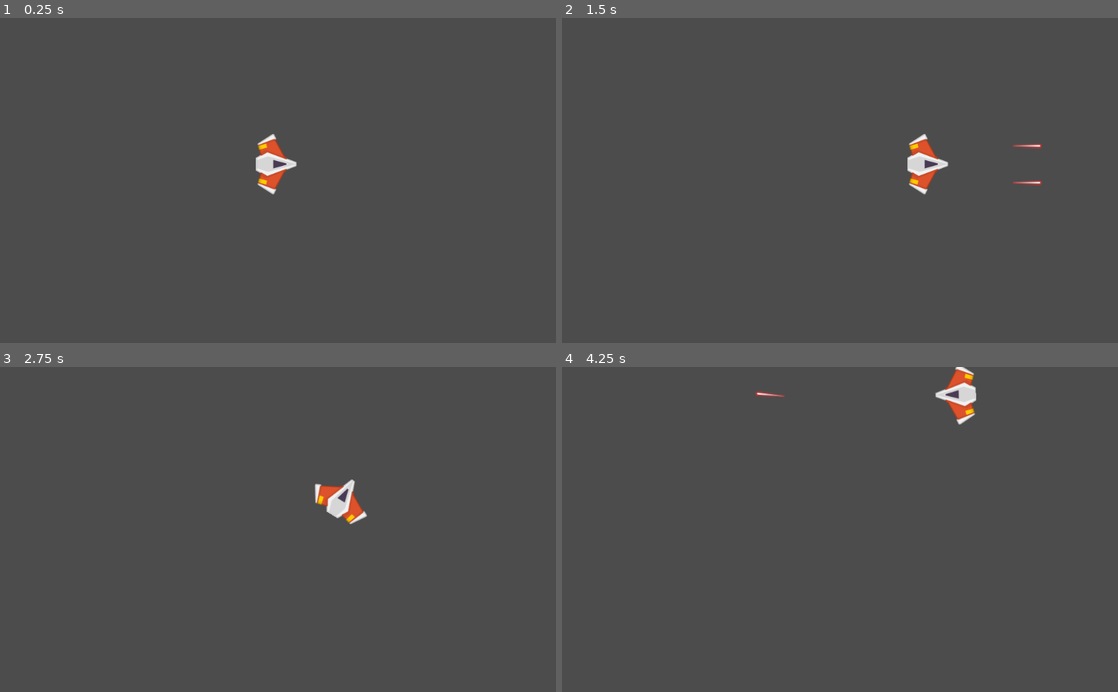
Above: before the commit, frames 1-4 (two rows, left to right).
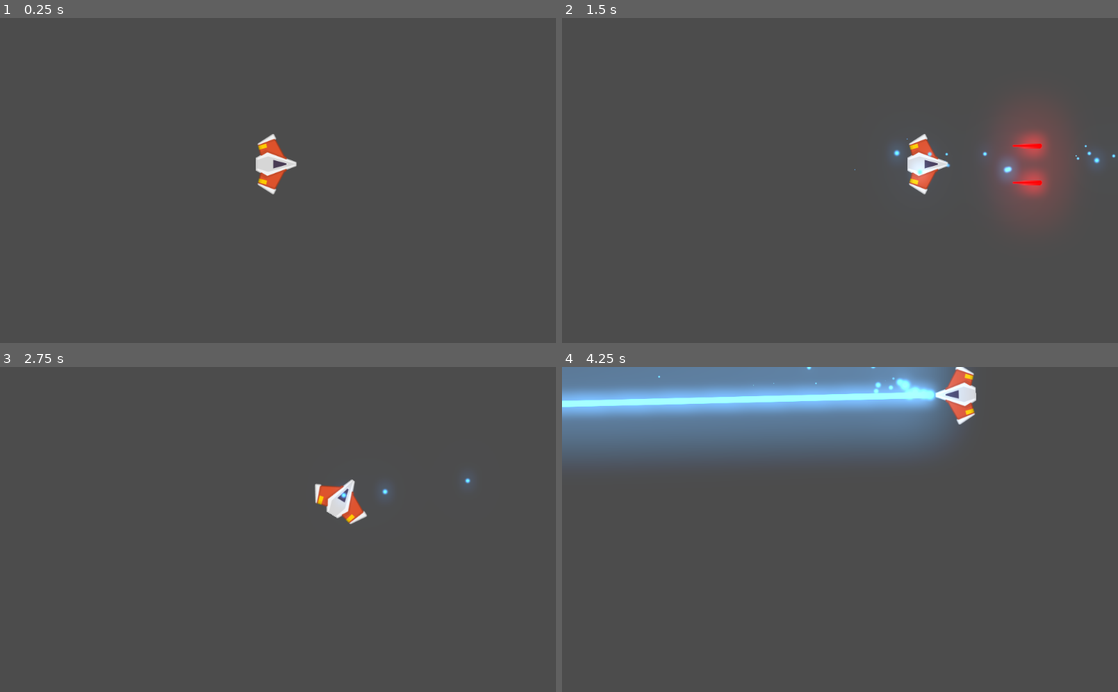
Above: after the commit, the same moments.

Repository: FernandoFranciscor333/Meteoritos_FernandoRomero
Game: Godot game, scene res://Juego/Niveles/NivelTest.tscn
Two runs of this game, one before a commit and one after it. Both use one fixed random seed, a clock stepped at 60 frames per second and the inputs below.
Inputs (mouse positions are in pixels of both pictures, inside the frame that each line leads up to):
- Up to frame 1 (0.25 s): no input
- Up to frame 2 (1.5 s): tap Enter at 0.5 s; move the mouse to (962, 164) at 0.52 s; press the mouse at (962, 164) at 0.53 s; hold W (mover_adelante) 0.53-1.28 s; move the mouse to (728, 196) at 1.27 s; release the mouse at (728, 196) at 1.28 s; hold S (mover_atras) from 1.28 s (still down); tap Space (disparo_principal) at 1.35 s
- Up to frame 3 (2.75 s): click (166, 545) at 1.55 s; move the mouse to (333, 458) at 2.02 s; release S (mover_atras) at 2.03 s; hold W (mover_adelante) from 2.03 s (still down); hold A (rotar_antihorario) from 2.03 s (still down); click (333, 458) at 2.3 s
- Up to frame 4 (4.25 s): move the mouse to (812, 594) at 2.77 s; release A (rotar_antihorario) at 2.78 s; tap D (rotar_horario) at 2.85 s; click (812, 594) at 3.05 s; move the mouse to (1006, 578) at 3.52 s; release W (mover_adelante) at 3.53 s; press the mouse at (1006, 578) at 3.53 s; hold S (mover_atras) from 3.53 s (still down)

The runs differ from the first frame. In frame 2, 3.3% of the frame differs, in the area x 52-100%, y 29-61%; in frame 3, 0.1%; in frame 4, 20%, in the area x 0-73%, y 0-30%.

Commit message:
Proyectil láser (3.5)

Diff:
--- a/Meteoritos/Juego/Naves/Player/Player.gd
+++ b/Meteoritos/Juego/Naves/Player/Player.gd
@@ -11,8 +11,18 @@
 
 ##Atributos Onready
 onready var canion:Canion = $Canion
+onready var laser:RayoLaser = $Canion/LaserBeam2D
 
 #Metodos
+func _unhandled_input(event:InputEvent) -> void:
+	if event.is_action_pressed("disparo_secundario"):
+		laser.set_is_casting(true)
+	if event.is_action_released("disparo_secundario"):
+		laser.set_is_casting(false)
+
+
+
+
 func _integrate_forces(state: Physics2DDirectBodyState) -> void:
 	print(rad2deg(rotation))
 	print(empuje.rotated(rotation))
--- a/Meteoritos/Juego/Naves/Player/Player.tscn
+++ b/Meteoritos/Juego/Naves/Player/Player.tscn
@@ -1,8 +1,9 @@
-[gd_scene load_steps=6 format=2]
+[gd_scene load_steps=7 format=2]
 
 [ext_resource path="res://Juego/Naves/Player/playerShip2_orange.png" type="Texture" id=1]
 [ext_resource path="res://Juego/Naves/Player/Player.gd" type="Script" id=2]
 [ext_resource path="res://Juego/Naves/Player/MaterialFisico.tres" type="PhysicsMaterial" id=3]
+[ext_resource path="res://Juego/Proyectiles/laser/LaserBeam2D.tscn" type="PackedScene" id=4]
 [ext_resource path="res://Juego/Proyectiles/Canion.tscn" type="PackedScene" id=5]
 
 [sub_resource type="CircleShape2D" id=1]
@@ -23,4 +24,7 @@
 
 [node name="Canion" parent="." instance=ExtResource( 5 )]
 
+[node name="LaserBeam2D" parent="Canion" instance=ExtResource( 4 )]
+position = Vector2( 42, 0 )
+
 [editable path="Canion"]
--- a/Meteoritos/Juego/Niveles/NivelTest.tscn
+++ b/Meteoritos/Juego/Niveles/NivelTest.tscn
@@ -1,7 +1,8 @@
-[gd_scene load_steps=3 format=2]
+[gd_scene load_steps=4 format=2]
 
 [ext_resource path="res://Juego/Naves/Player/Player.tscn" type="PackedScene" id=1]
 [ext_resource path="res://Juego/Niveles/Nivel.gd" type="Script" id=2]
+[ext_resource path="res://default_env.tres" type="Environment" id=3]
 
 [node name="NivelTest" type="Node2D"]
 script = ExtResource( 2 )
@@ -10,3 +11,6 @@
 position = Vector2( 509, 270 )
 gravity_scale = 0.0
 can_sleep = false
+
+[node name="WorldEnvironment" type="WorldEnvironment" parent="."]
+environment = ExtResource( 3 )
--- a/Meteoritos/Juego/Proyectiles/ProyectilNave.tscn
+++ b/Meteoritos/Juego/Proyectiles/ProyectilNave.tscn
@@ -10,6 +10,7 @@
 script = ExtResource( 2 )
 
 [node name="Sprite" type="Sprite" parent="."]
+modulate = Color( 2, 0, 0, 1 )
 rotation = 1.5708
 texture = ExtResource( 1 )
 
--- /dev/null
+++ b/Meteoritos/Juego/Proyectiles/laser/LaserBeam2D.gd
@@ -0,0 +1,89 @@
+# Casts a laser along a raycast, emitting particles on the impact point.
+# Use `is_casting` to make the laser fire and stop.
+# You can attach it to a weapon or a ship; the laser will rotate with its parent.
+class_name RayoLaser
+extends RayCast2D
+
+# Speed at which the laser extends when first fired, in pixels per seconds.
+export var cast_speed := 7000.0
+# Maximum length of the laser in pixels.
+export var max_length := 1400.0
+# Base duration of the tween animation in seconds.
+export var growth_time := 0.1
+
+# If `true`, the laser is firing.
+# It plays appearing and disappearing animations when it's not animating.
+# See `appear()` and `disappear()` for more information.
+var is_casting := false setget set_is_casting
+
+onready var fill := $FillLine2D
+onready var tween := $Tween
+onready var casting_particles := $CastingParticles2D
+onready var collision_particles := $CollisionParticles2D
+onready var beam_particles := $BeamParticles2D
+onready var laser_sfx:AudioStreamPlayer2D = $LaserSFX
+
+onready var line_width: float = fill.width
+
+
+func _ready() -> void:
+	set_physics_process(false)
+	fill.points[1] = Vector2.ZERO
+
+
+func _physics_process(delta: float) -> void:
+	cast_to = (cast_to + Vector2.RIGHT * cast_speed * delta).limit_length(max_length)
+	cast_beam()
+
+
+func set_is_casting(cast: bool) -> void:
+	is_casting = cast
+
+	if is_casting:
+		laser_sfx.play()
+		cast_to = Vector2.ZERO
+		fill.points[1] = cast_to
+		appear()
+	else:
+		# Reset the laser endpoint
+		laser_sfx.stop()
+		fill.points[1] = Vector2.ZERO
+
+		collision_particles.emitting = false
+		disappear()
+
+	set_physics_process(is_casting)
+	beam_particles.emitting = is_casting
+	casting_particles.emitting = is_casting
+
+
+# Controls the emission of particles and extends the Line2D to `cast_to` or the ray's
+# collision point, whichever is closest.
+func cast_beam() -> void:
+	var cast_point := cast_to
+
+	force_raycast_update()
+	collision_particles.emitting = is_colliding()
+
+	if is_colliding():
+		cast_point = to_local(get_collision_point())
+		collision_particles.global_rotation = get_collision_normal().angle()
+		collision_particles.position = cast_point
+
+	fill.points[1] = cast_point
+	beam_particles.position = cast_point * 0.5
+	beam_particles.process_material.emission_box_extents.x = cast_point.length() * 0.5
+
+
+func appear() -> void:
+	if tween.is_active():
+		tween.stop_all()
+	tween.interpolate_property(fill, "width", 0, line_width, growth_time * 2)
+	tween.start()
+
+
+func disappear() -> void:
+	if tween.is_active():
+		tween.stop_all()
+	tween.interpolate_property(fill, "width", fill.width, 0, growth_time)
+	tween.start()
--- /dev/null
+++ b/Meteoritos/Juego/Proyectiles/laser/LaserBeam2D.tscn
@@ -0,0 +1,115 @@
+[gd_scene load_steps=13 format=2]
+
+[ext_resource path="res://Juego/Proyectiles/laser/LaserBeam2D.gd" type="Script" id=1]
+[ext_resource path="res://Juego/Proyectiles/laser/glowing_circle.png" type="Texture" id=2]
+[ext_resource path="res://TemporalAssets/Audio/laserLarge_003.ogg" type="AudioStream" id=3]
+
+[sub_resource type="Gradient" id=1]
+offsets = PoolRealArray( 0.582915, 1 )
+colors = PoolColorArray( 1, 1, 1, 1, 1, 1, 1, 0 )
+
+[sub_resource type="GradientTexture" id=2]
+gradient = SubResource( 1 )
+
+[sub_resource type="Curve" id=3]
+_data = [ Vector2( 0.518072, 1 ), 0.0, -3.53434, 0, 0, Vector2( 1, 0 ), 0.0, 0.0, 0, 0 ]
+
+[sub_resource type="CurveTexture" id=4]
+curve = SubResource( 3 )
+
+[sub_resource type="ParticlesMaterial" id=5]
+flag_disable_z = true
+gravity = Vector3( 0, 0, 0 )
+initial_velocity = 100.0
+orbit_velocity = 0.0
+orbit_velocity_random = 0.0
+scale = 0.5
+scale_curve = SubResource( 4 )
+color_ramp = SubResource( 2 )
+
+[sub_resource type="Curve" id=6]
+_data = [ Vector2( 0, 0 ), 0.0, 0.0, 0, 0, Vector2( 0.503614, 0.957505 ), 0.0, 0.0, 0, 0, Vector2( 1, 0 ), 0.0, 0.0, 0, 0 ]
+
+[sub_resource type="CurveTexture" id=7]
+curve = SubResource( 6 )
+
+[sub_resource type="ParticlesMaterial" id=8]
+emission_shape = 2
+emission_box_extents = Vector3( 60, 20, 1 )
+flag_align_y = true
+flag_disable_z = true
+direction = Vector3( -1, 0, 0 )
+spread = 0.0
+gravity = Vector3( 0, 0, 0 )
+initial_velocity = 30.0
+orbit_velocity = 0.0
+orbit_velocity_random = 0.0
+tangential_accel = 100.0
+tangential_accel_random = 1.0
+scale = 0.3
+scale_curve = SubResource( 7 )
+
+[sub_resource type="ParticlesMaterial" id=9]
+flag_disable_z = true
+spread = 50.0
+gravity = Vector3( 0, 0, 0 )
+initial_velocity = 300.0
+orbit_velocity = 0.0
+orbit_velocity_random = 0.0
+scale = 0.5
+scale_curve = SubResource( 4 )
+color_ramp = SubResource( 2 )
+
+[node name="LaserBeam2D" type="RayCast2D"]
+enabled = true
+cast_to = Vector2( 0, 0 )
+script = ExtResource( 1 )
+
+[node name="FillLine2D" type="Line2D" parent="."]
+modulate = Color( 1.5, 1.5, 1.5, 1 )
+points = PoolVector2Array( 0, 0, 100, 0 )
+default_color = Color( 0.301961, 0.65098, 1, 1 )
+texture_mode = 2
+joint_mode = 2
+begin_cap_mode = 2
+end_cap_mode = 2
+sharp_limit = 8.0
+antialiased = true
+
+[node name="CastingParticles2D" type="Particles2D" parent="."]
+modulate = Color( 1.5, 1.5, 1.5, 1 )
+show_behind_parent = true
+emitting = false
+lifetime = 0.3
+visibility_rect = Rect2( 0, -18.722, 29.6756, 38.4841 )
+local_coords = false
+process_material = SubResource( 5 )
+texture = ExtResource( 2 )
+
+[node name="BeamParticles2D" type="Particles2D" parent="."]
+modulate = Color( 1.5, 1.5, 1.5, 1 )
+emitting = false
+amount = 50
+preprocess = 1.0
+randomness = 1.0
+visibility_rect = Rect2( -2500, -2500, 5000, 5000 )
+local_coords = false
+draw_order = 1
+process_material = SubResource( 8 )
+texture = ExtResource( 2 )
+
+[node name="CollisionParticles2D" type="Particles2D" parent="."]
+modulate = Color( 1.5, 1.5, 1.5, 1 )
+show_behind_parent = true
+emitting = false
+amount = 16
+lifetime = 0.3
+visibility_rect = Rect2( -2500, -2500, 5000, 5000 )
+local_coords = false
+process_material = SubResource( 9 )
+texture = ExtResource( 2 )
+
+[node name="Tween" type="Tween" parent="."]
+
+[node name="LaserSFX" type="AudioStreamPlayer2D" parent="."]
+stream = ExtResource( 3 )
--- a/Meteoritos/default_env.tres
+++ b/Meteoritos/default_env.tres
@@ -3,5 +3,9 @@
 [sub_resource type="ProceduralSky" id=1]
 
 [resource]
-background_mode = 2
+background_mode = 4
 background_sky = SubResource( 1 )
+glow_enabled = true
+glow_intensity = 0.6
+glow_blend_mode = 0
+glow_bicubic_upscale = true
--- a/Meteoritos/project.godot
+++ b/Meteoritos/project.godot
@@ -28,12 +28,18 @@
 "class": "Proyectil",
 "language": "GDScript",
 "path": "res://Juego/Proyectiles/ProyectilNave.gd"
+}, {
+"base": "RayCast2D",
+"class": "RayoLaser",
+"language": "GDScript",
+"path": "res://Juego/Proyectiles/laser/LaserBeam2D.gd"
 } ]
 _global_script_class_icons={
 "Canion": "",
 "Nivel": "",
 "Player": "",
-"Proyectil": ""
+"Proyectil": "",
+"RayoLaser": ""
 }
 
 [application]
@@ -78,8 +84,12 @@
 }
 disparo_principal={
 "deadzone": 0.5,
+"events": [ Object(InputEventKey,"resource_local_to_scene":false,"resource_name":"","device":0,"alt":false,"shift":false,"control":false,"meta":false,"command":false,"pressed":false,"scancode":0,"physical_scancode":32,"unicode":0,"echo":false,"script":null)
+ ]
+}
+disparo_secundario={
+"deadzone": 0.5,
 "events": [ Object(InputEventMouseButton,"resource_local_to_scene":false,"resource_name":"","device":0,"alt":false,"shi …(212 unchanged characters)…
-, Object(InputEventKey,"resource_local_to_scene":false,"resource_name":"","device":0,"alt":false,"shift":false,"control":false,"meta":false,"command":false,"pressed":false,"scancode":0,"physical_scancode":32,"unicode":0,"echo":false,"script":null)
  ]
 }
 
Binary file added: Meteoritos/Juego/Proyectiles/laser/glowing_circle.png
Not shown, added: Meteoritos/Juego/Proyectiles/laser/glowing_circle.png.import
